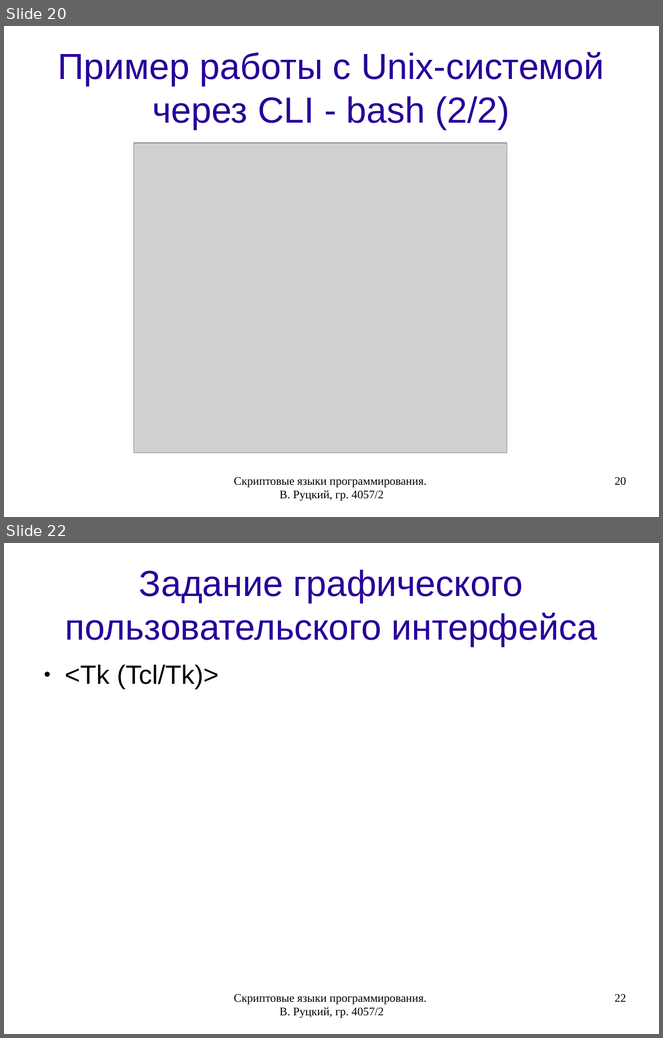
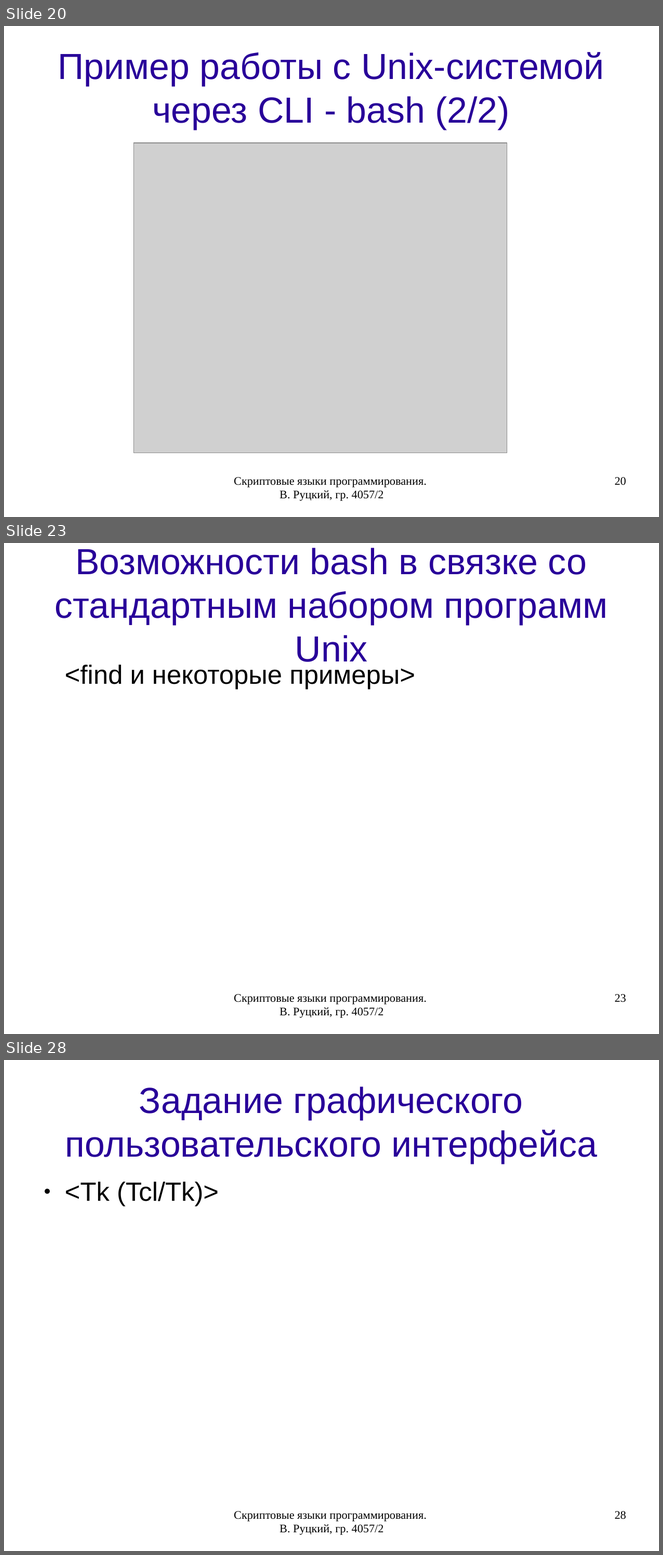
Before and after one commit to rutsky/semester07, a slide deck: Operation_systems/scripting_languages/40572_Rutsky_Scripting_languages.odp. Shown one above the other, each under a label of ours: slides 20 and 22 before the commit, slides 20, 23 and 28 after it; the slides between them are not shown. The pictures are 663x1038 and 663x1555 pixels, drawn with LibreOffice and Linux fonts; fonts in the diff are those of the drawing; grey boxes stand for pictures. Boxes give left, top, right and bottom in pixels: in the first picture for what was removed or moved away, otherwise in the second. Text is boxed around its words. In the diff, an @@ line names an element or a change of style, - is before the commit and + after.

```diff
--- a/Operation_systems/scripting_languages/40572_Rutsky_Scripting_languages.odp
+++ b/Operation_systems/scripting_languages/40572_Rutsky_Scripting_languages.odp
@@ slide 23 added at [4, 543, 659, 1034], background #FFFFFF @@
@@ title added at [54, 548, 608, 662], 44 pt, text #280099 @@
+Возможности bash в связке со стандартным набором программ Unix
@@ text added at [65, 665, 415, 690], 32 pt, text #000000 @@
+<find и некоторые примеры>
@@ text added at [234, 994, 426, 1018], 14 pt, text #000000 @@
+Скриптовые языки программирования. В. Руцкий, гр. 4057/2
@@ page number added at [615, 994, 626, 1003], 14 pt, text #000000 @@
+23
@@ what was slide 22 is now slide 28 @@
@@ page number at [615, 1511, 626, 1520]: text changed @@
-22
+28
```
Also in this commit, not shown: 2 slides changed, 5 other slides added.
